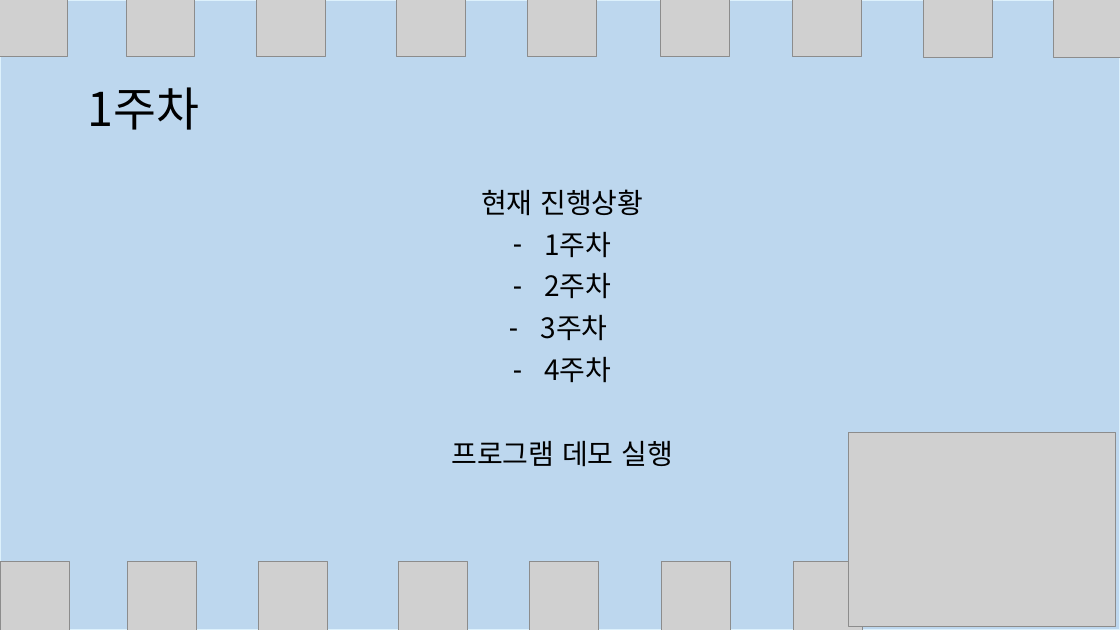
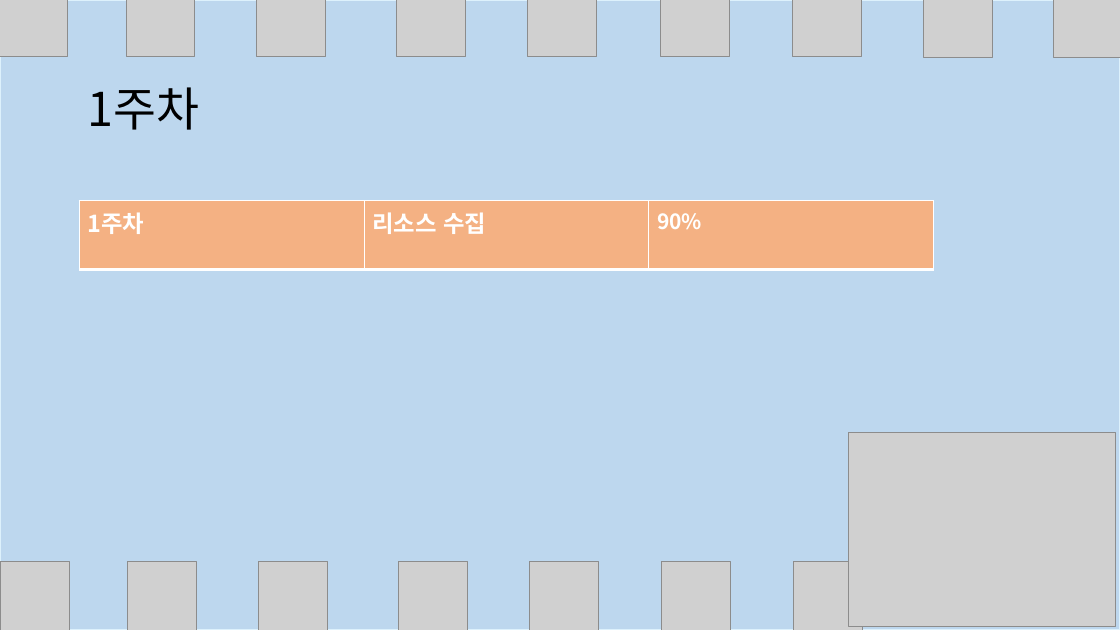
Before and after one commit to hannahBak/2021184014_2DGP_DRILL, a slide deck: slide 4 of 2차 프로젝트 발표/2차 프로젝트 발표.pptx. Drawn at 1120x630 pixels with LibreOffice and Linux fonts; fonts in the diff are those of the drawing; grey boxes stand for pictures. Boxes give left, top, right and bottom in pixels: in the first picture for what was removed or moved away, otherwise in the second. Text is boxed around its words. In the diff, an @@ line names an element or a change of style, - is before the commit and + after.

```diff
--- a/2차 프로젝트 발표/2차 프로젝트 발표.pptx
+++ b/2차 프로젝트 발표/2차 프로젝트 발표.pptx
@@ table added at (x1=79, y1=201, x2=933, y2=270), 1 rows, 3 columns @@
+1주차 | 리소스 수집 | 90%
@@ text removed at (x1=451, y1=189, x2=674, y2=467) @@
-현재 진행상황
-– 1주차
-– 2주차
-– 3주차
-– 4주차
-프로그램 데모 실행
```
Also in this commit, not shown: 6 other slides changed, 2 slides added, 1 slide removed.
